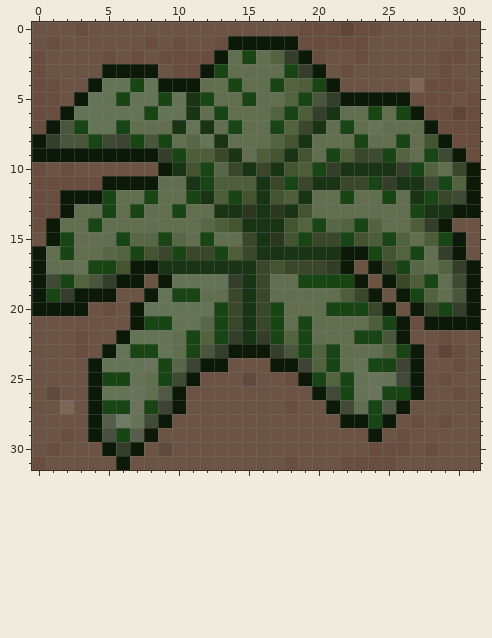
Pixel-art sprite -- gfx/MShockXotto+/pngs_tiles_32x32/terrain/fern/t_fern_season_autumn.png. Above: the version before the commit.
The file is 32x32 pixels. Colours within 5 levels of each other are drawn and written as one.
After the commit:
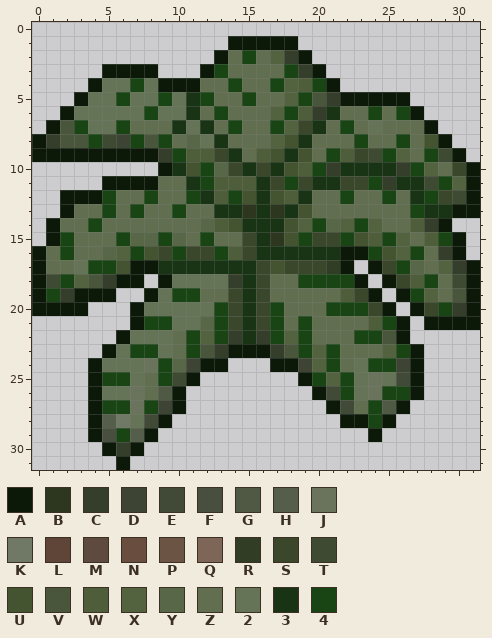
Palette (. is transparent): A #0c1908  B #2d3720  C #353e2b  D #3d4434  E #414a37  F #484f3f  G #4f5943  H #545e4a  J #6a745d  K #707965  L #5f4538  M #5f4a40  N #694e3f  P #6b5444  Q #7d6657  R #323d25  S #3b472b  T #3e4a31  U #445431  V #49563b  W #4e5e3a  X #536340  Y #586747  Z #616f50  2 #657357  3 #183414  4 #194413
From old to new:
y 0: x 0..31 PPPNPPPPPPPPPPPPPPPNNNLNNPPPPPPP -> ................................
y 1: x 0..13 PNPPPPPPNPNPPN -> ..............; x 19..31 NNNNNPPPPPPNP -> .............
y 2: x 0..12 NPPPPNPNPNNNN -> .............; x 20..31 NPPNPPPPPNNP -> ............
y 3: x 0..4 NPPPP -> .....; x 9..11 PNN -> ...; x 21..31 PNPPPPPPNPP -> ...........
y 4: x 0..3 NNPP -> ....; x 22..31 PPPPPQNNNP -> ..........
y 5: x 0..2 NNP -> ...; x 27..31 NNNPN -> .....
y 6: x 0..1 NN -> ..; x 28..31 NNLN -> ....
y 7: x 0 N -> .; x 29..31 NNN -> ...
y 8: x 30..31 NN -> ..
y 9: x 31 N -> .
y 10: x 0..8 NPNPPPPPP -> .........
y 11: x 0..4 NNNNN -> .....
y 12..13: x 0..1 NN -> ..
y 14: x 0 N -> .; x 30..31 PP -> ..
y 15: x 0 P -> .; x 31 P -> .
y 16: x 31 P -> .
y 17: x 23 P -> .
y 18: x 8 P -> .; x 24 P -> .
y 19: x 6..7 PP -> ..; x 25 P -> .
y 20: x 4..6 PNP -> ...; x 26 P -> .
y 21: x 0..6 PPPPPPP -> .......; x 27 N -> .
y 22: x 0..5 PPPNPP -> ......; x 27..31 PPNPP -> .....
y 23: x 0..4 PPPNP -> .....; x 28..31 PLNP -> ....
y 24: x 0..3 PPPP -> ....; x 14..16 PPP -> ...; x 28..31 PPNP -> ....
y 25: x 0..3 PPPP -> ....; x 12..18 PPPMPPN -> .......; x 28..31 PNPP -> ....
y 26: x 0..3 PMPP -> ....; x 11..19 PPPPPPPPP -> .........; x 28..31 PPNP -> ....
y 27: x 0..3 PPQP -> ....; x 11..20 PPPPPPPNPP -> ..........; x 27..31 PPPPP -> .....
y 28: x 0..3 PPPP -> ....; x 10..21 PPPPPPPPPPPP -> ............; x 26..31 PNPNPP -> ......
y 29: x 0..3 PPNP -> ....; x 9..23 PPPPPPPPPPPPPPP -> ...............; x 25..31 PNPPPPP -> .......
y 30: x 0..4 PNPPP -> .....; x 8..31 PMPPPPPPPPPPPPPPNNNPNPPP -> ........................
y 31: x 0..5 NPPPPP -> ......; x 7..31 PPPPPPPPPPPNPPPNNNNPPPPPP -> .........................
Pixel boxes of the changes (left, top, right, bottom) in both pictures:
erased: (32, 22, 480, 470)
